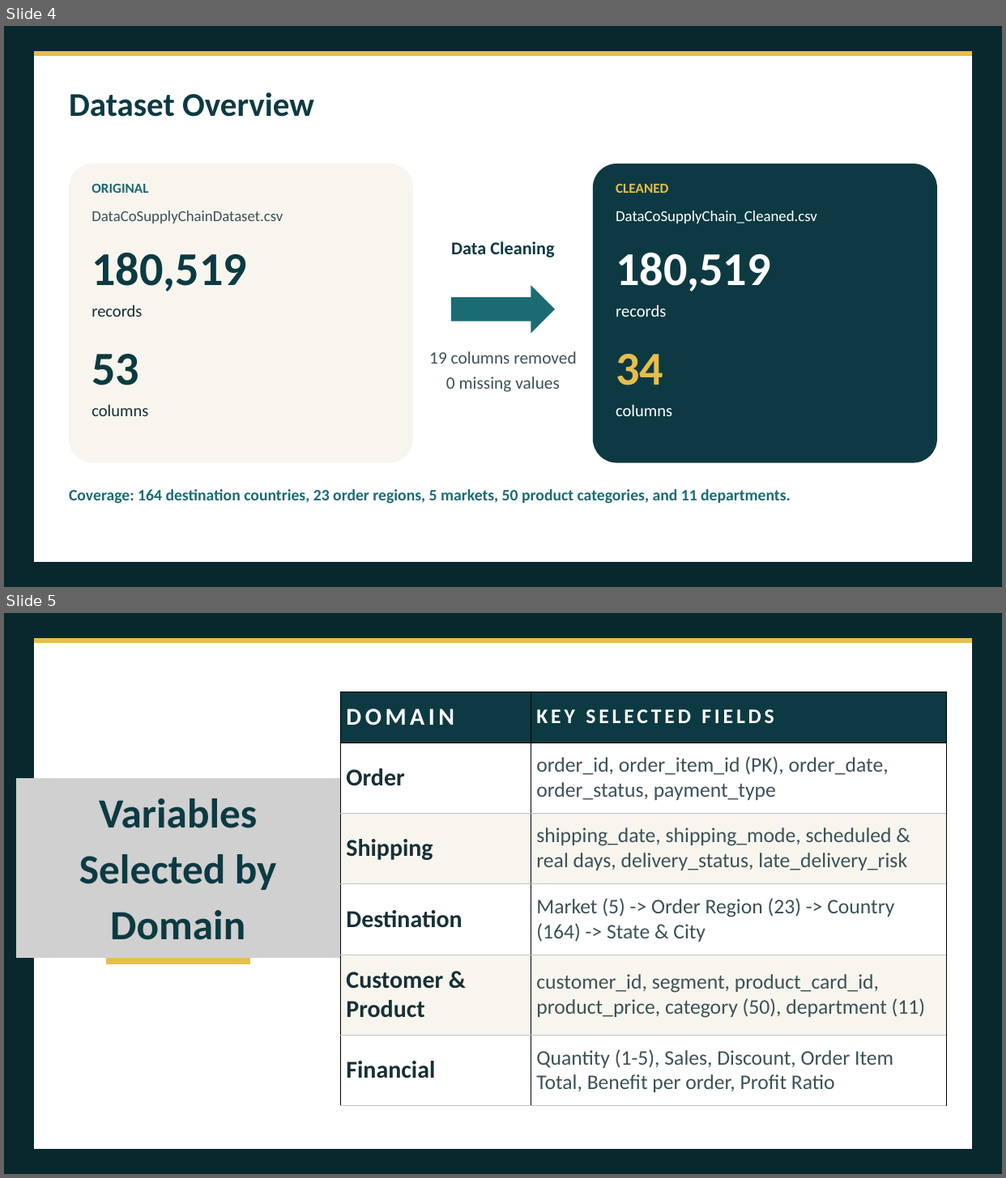
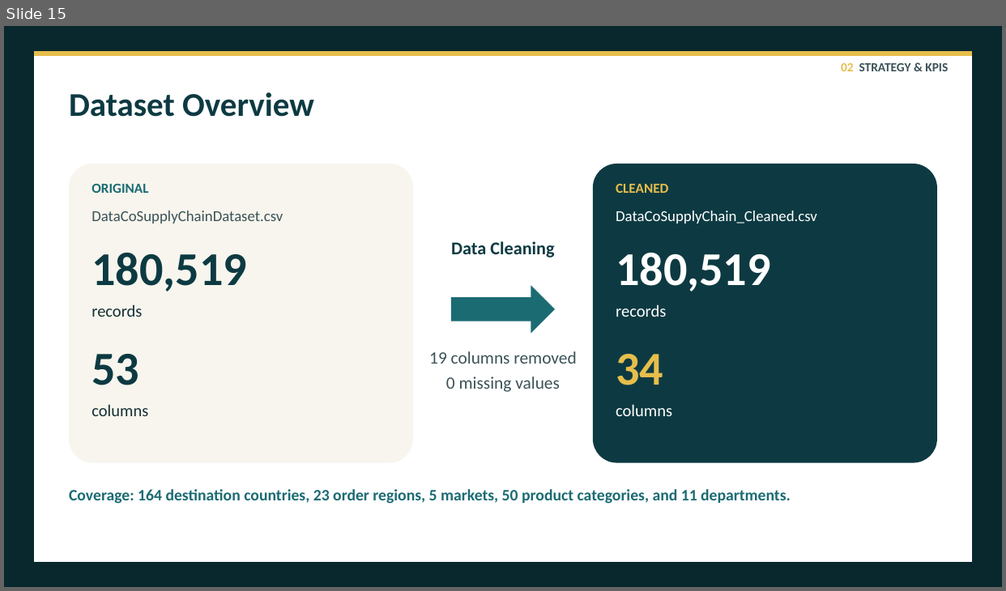
Before and after one commit to Team5-Depi/Supply-Chain-Dataset-Analysis-Final_Project, a slide deck: Presentation/Supply_Chain_Dataset_Analysis_Presentation.pptx. Shown one above the other, each under a label of ours: slides 4 and 5 before the commit, slide 15 after it. The pictures are 1006x1178 and 1006x591 pixels, drawn with LibreOffice and Linux fonts; fonts in the diff are those of the drawing; grey boxes stand for pictures. Boxes give left, top, right and bottom in pixels: in the first picture for what was removed or moved away, otherwise in the second. Text is boxed around its words. In the diff, an @@ line names an element or a change of style, - is before the commit and + after.

```diff
--- a/Presentation/Supply_Chain_Dataset_Analysis_Presentation.pptx
+++ b/Presentation/Supply_Chain_Dataset_Analysis_Presentation.pptx
@@ slide 5 removed at <box>4,613,1002,1174</box>, background #08282E @@
@@ freeform shape removed at <box>34,638,972,1149</box> @@
@@ freeform shape removed at <box>34,638,972,643</box> @@
@@ table removed at <box>340,692,945,1106</box>, 6 rows, 2 columns @@
-DOMAIN | KEY SELECTED FIELDS
-Order | order_id, order_item_id (PK), order_date, order_status, payment_type
-Shipping | shipping_date, shipping_mode, scheduled & real days, delivery_status, late_delivery_risk
-Destination | Market (5) -> Order Region (23) -> Country (164) -> State & City
-Customer & Product | customer_id, segment, product_card_id, product_price, category (50), department (11)
-Financial | Quantity (1-5), Sales, Discount, Order Item Total, Benefit per order, Profit Ratio
@@ picture removed at <box>16,779,340,958</box> @@
@@ text removed at <box>79,798,277,940</box> @@
-Variables
-Selected by
-Domain
@@ freeform shape removed at <box>106,958,250,965</box> @@
@@ what was slide 4 is now slide 15 @@
@@ slide 15 changed as well @@
@@ text added at <box>841,63,948,71</box>, 18 pt, text #3B5258, bold @@
+02 STRATEGY & KPIS
```
Also in this commit, not shown: 10 other slides changed, 46 slides added, 3 other slides removed, 2 other files.
